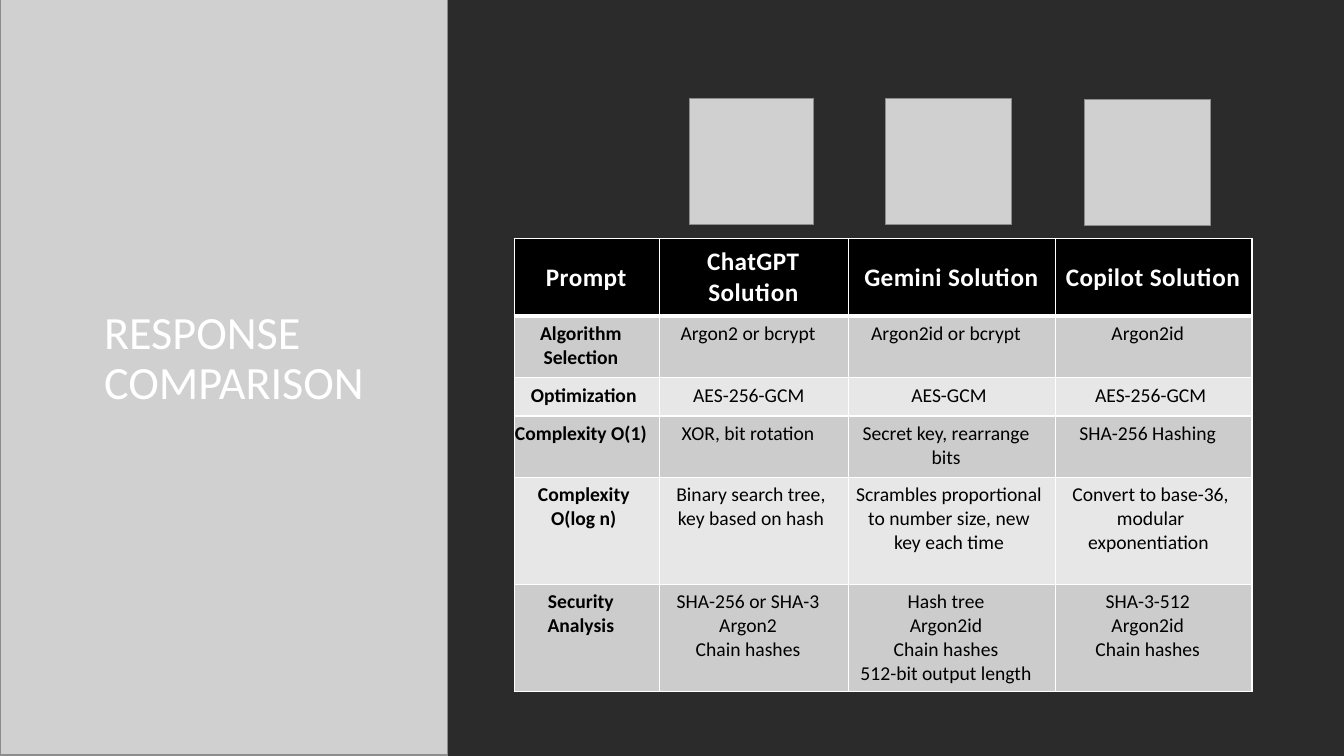
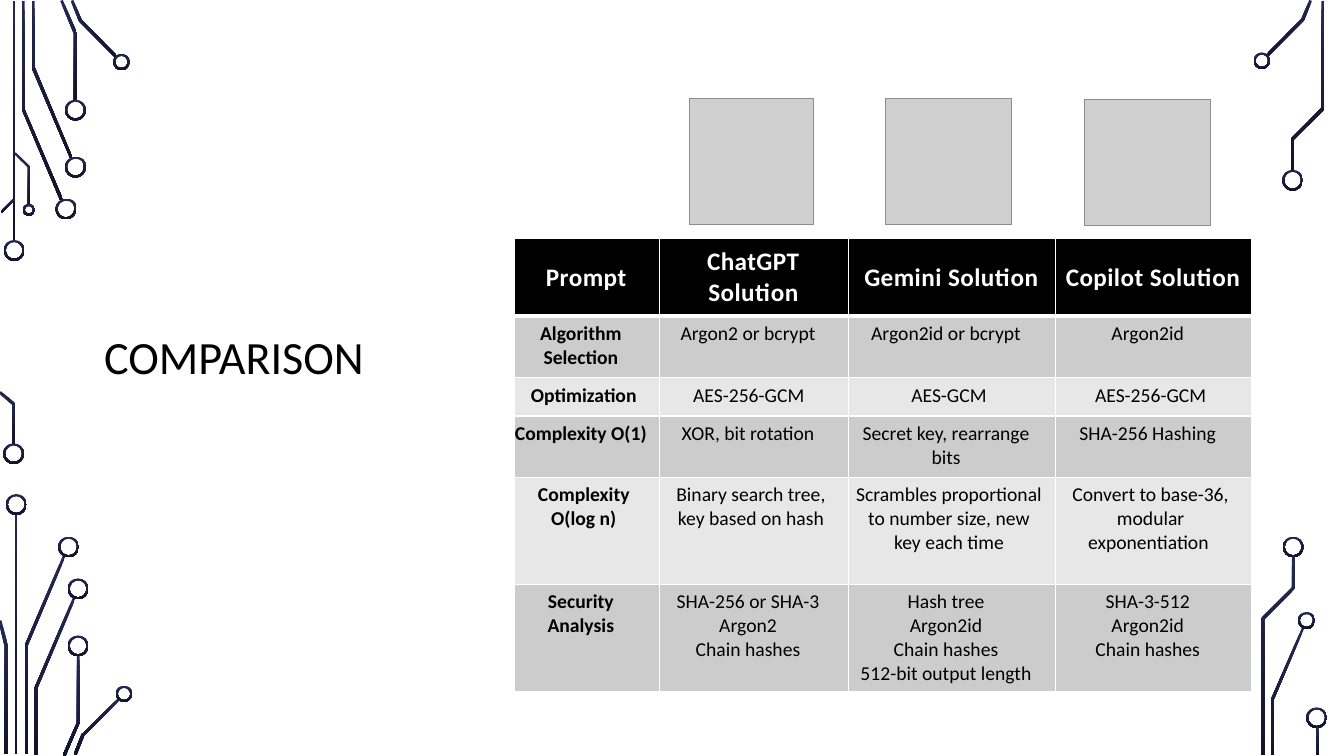
Before and after one commit to M0ck1ngjay178/CMSC-4200-AI, a slide deck: slide 13 of Project/slides/CMSC-4200-Group1-Project.pptx (slide 14 before the commit). Drawn at 1344x756 pixels with LibreOffice and Linux fonts; fonts in the diff are those of the drawing; grey boxes stand for pictures; background and template pictures are left out; a plain dark background stands for a picture behind light text. Boxes give left, top, right and bottom in pixels: in the first picture for what was removed or moved away, otherwise in the second. Text is boxed around its words. In the diff, an @@ line names an element or a change of style, - is before the commit and + after.

```diff
--- a/Project/slides/CMSC-4200-Group1-Project.pptx
+++ b/Project/slides/CMSC-4200-Group1-Project.pptx
@@ rectangle removed at [0, 0, 1344, 756] @@
@@ picture removed at [0, 0, 448, 756] @@
@@ picture removed at [0, 0, 448, 755] @@
@@ title at [104, 344, 364, 375]: text changed; text colour #FFFFFF to #000000 @@
-RESPONSE COMPARISON
+COMPARISON
@@ group removed at [0, 0, 118, 755]: 7 freeform shapes, 1 rectangle @@
@@ group removed at [0, 0, 122, 755]: 9 freeform shapes, 2 rectangles @@
@@ group added at [3, 1, 1328, 754]: 21 freeform shapes, 1 rectangle @@
@@ fill gradient #134770 to #B4FFFF to gradient #242852 to #121429 in 14 elements at [60, 0, 78, 101], [71, 0, 117, 58], [1, 199, 15, 213], [0, 391, 15, 445], [15, 514, 18, 755], [0, 620, 7, 754], [34, 598, 76, 755], [63, 655, 80, 756], [74, 698, 120, 755], [1266, 0, 1313, 56], [1271, 628, 1305, 755], [1292, 1, 1325, 171], [1261, 557, 1296, 755], [1317, 727, 1320, 755] @@
```
Also in this commit, not shown: 15 other slides changed, 1 slide removed, 1 other file.
